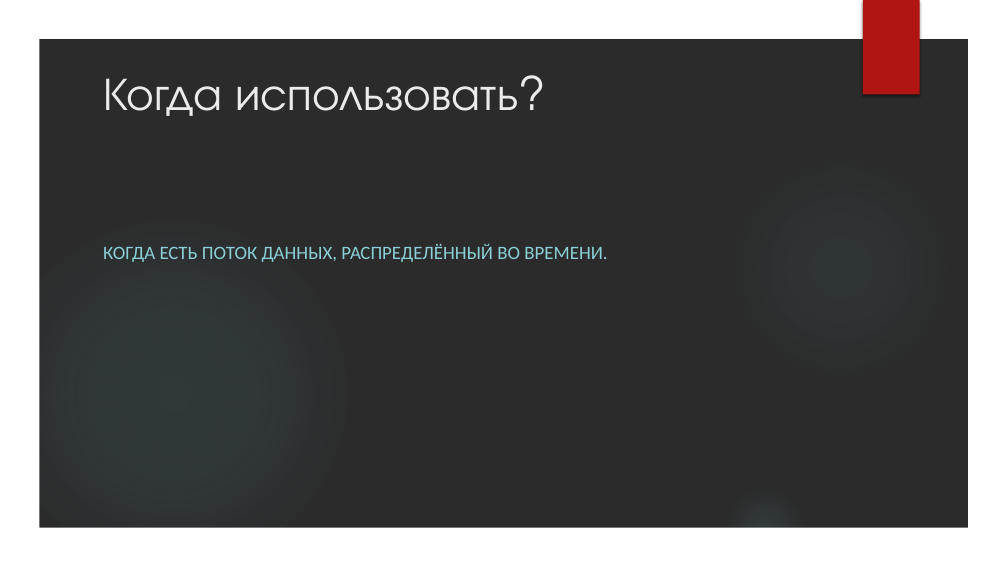
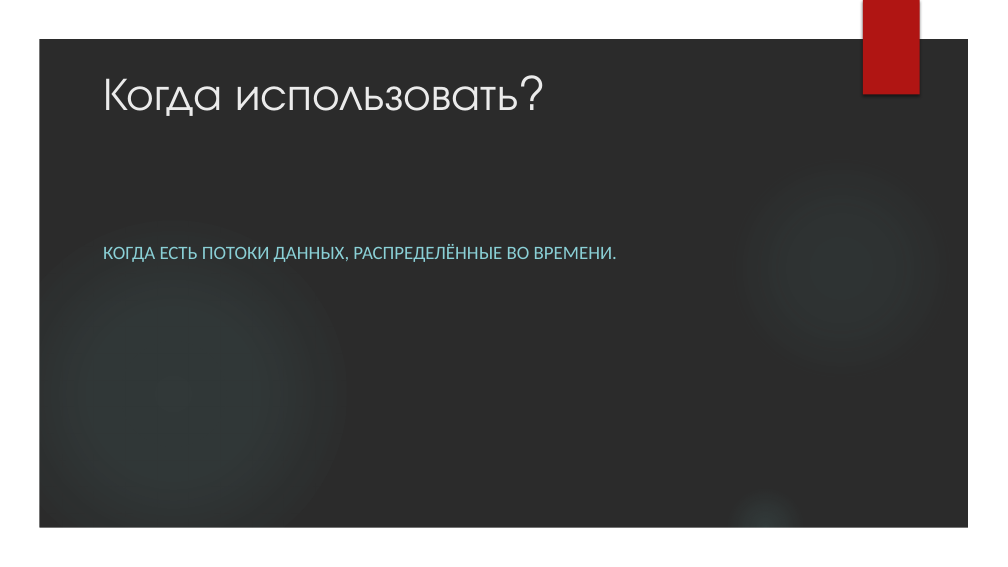
Before and after one commit to VladimirMakarevich/presentations, a slide deck: slide 48 of reactiveX/reactiveX.pptx (slide 47 before the commit). Drawn at 1008x567 pixels with LibreOffice and Linux fonts; fonts in the diff are those of the drawing; background and template pictures are left out; a plain dark background stands for a picture behind light text. Boxes give left, top, right and bottom in pixels: in the first picture for what was removed or moved away, otherwise in the second. Text is boxed around its words. In the diff, an @@ line names an element or a change of style, - is before the commit and + after.

```diff
--- a/reactiveX/reactiveX.pptx
+++ b/reactiveX/reactiveX.pptx
@@ subtitle at (x1=103, y1=244, x2=617, y2=262): text changed @@
-КОГДА ЕСТЬ ПОТОК ДАННЫХ, РАСПРЕДЕЛЁННЫЙ ВО ВРЕМЕНИ.
+КОГДА ЕСТЬ ПОТОКИ ДАННЫХ, РАСПРЕДЕЛЁННЫЕ ВО ВРЕМЕНИ.
```
Also in this commit, not shown: 5 other slides changed, 1 slide added, 1 other file.
